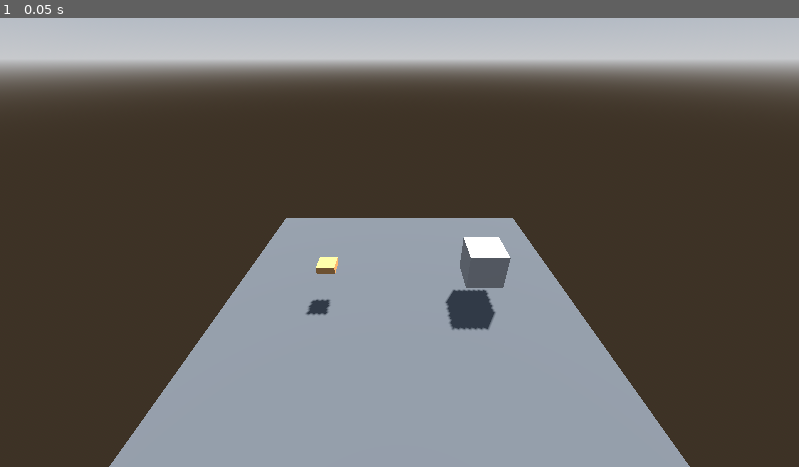
Above: before the commit, frame 1.
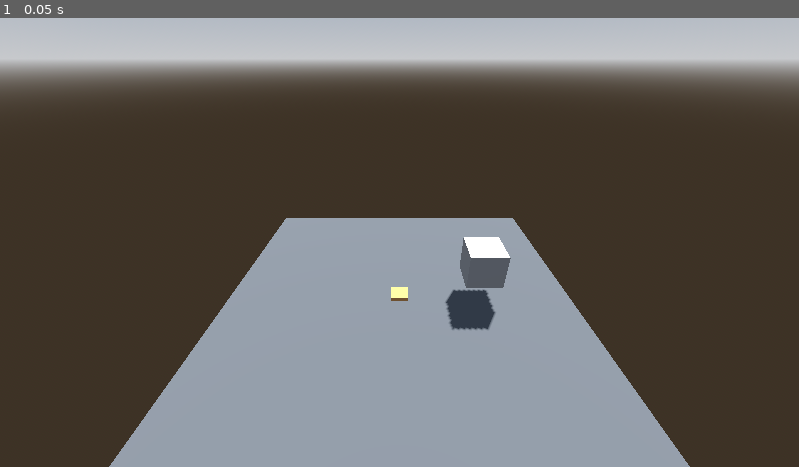
Above: after the commit, the same moment.

Repository: ZsoltHevesi/spooky-cooking-sim
Game: Godot game, scene res://3d_cooking/3d_testScene.tscn
Same seed, same stepped clock (60 frames per second), same inputs: the game is played once before the commit and once after it.
Inputs:
- Up to frame 1 (0.05 s): no input

The runs differ from the first frame. In frame 1, 0.2% of the frame differs, in the area x 38-52%, y 53-67%.

Commit message:
Added locking Y axis of grabbed object (WIP)

Diff:
--- a/3d_cooking/3d_main.gd
+++ b/3d_cooking/3d_main.gd
@@ -5,6 +5,7 @@
 var mouse = Vector2()
 var grab_position = Vector2()
 const DIST = 1000
+const FIXED_Y = 0  # Set this to the desired Y position
 
 func _process(delta: float) -> void:
 	if grabbed_object:
@@ -33,4 +34,6 @@
 		grabbed_object = result.collider
 
 func get_grab_position():
-	return get_viewport().get_camera_3d().project_position(mouse, Zpos)
+	var pos = get_viewport().get_camera_3d().project_position(mouse, Zpos)
+	pos.y = FIXED_Y  # Lock the Y position
+	return pos
--- a/3d_cooking/3d_testScene.tscn
+++ b/3d_cooking/3d_testScene.tscn
@@ -52,4 +52,4 @@
 transform = Transform3D(1, 0, 0, 0, 0.846927, 0.531709, 0, -0.531709, 0.846927, 0, 5.94988, 6.53344)
 
 [node name="BurgerTopBun" parent="." instance=ExtResource("2_lbc5o")]
-transform = Transform3D(1, 0, 0, 0, 1, 0, 0, 0, 1, -2, 1.1, 0)
+transform = Transform3D(1, 0, 0, 0, 1, 0, 0, 0, 1, 0, 0, 0)
--- /dev/null
+++ b/3d_cooking/burger_top_bun.gd
@@ -0,0 +1,6 @@
+extends RigidBody3D
+
+func _ready():
+	axis_lock_linear_x = true
+	axis_lock_linear_y = true
+	axis_lock_linear_z = true
--- a/3d_cooking/burger_top_bun.tscn
+++ b/3d_cooking/burger_top_bun.tscn
@@ -1,4 +1,6 @@
-[gd_scene load_steps=4 format=3 uid="uid://t6g25kc7neum"]
+[gd_scene load_steps=5 format=3 uid="uid://t6g25kc7neum"]
+
+[ext_resource type="Script" path="res://3d_cooking/burger_top_bun.gd" id="1_7acvd"]
 
 [sub_resource type="BoxMesh" id="BoxMesh_taa3g"]
 size = Vector3(0.5, 0.2, 0.5)
@@ -11,7 +13,8 @@
 
 [node name="BurgerTopBun" type="RigidBody3D"]
 transform = Transform3D(1, 0, 0, 0, 1, 0, 0, 0, 1, 0, 0.1, 0)
-gravity_scale = 0.0
+top_level = true
+script = ExtResource("1_7acvd")
 
 [node name="MeshInstance3D" type="MeshInstance3D" parent="."]
 mesh = SubResource("BoxMesh_taa3g")
--- /dev/null
+++ b/3d_cooking/remote_transform_3d.gd
@@ -0,0 +1,6 @@
+extends RemoteTransform3D
+
+
+# Called when the node enters the scene tree for the first time.
+func _ready():
+	axis_lock_linear_y = true
